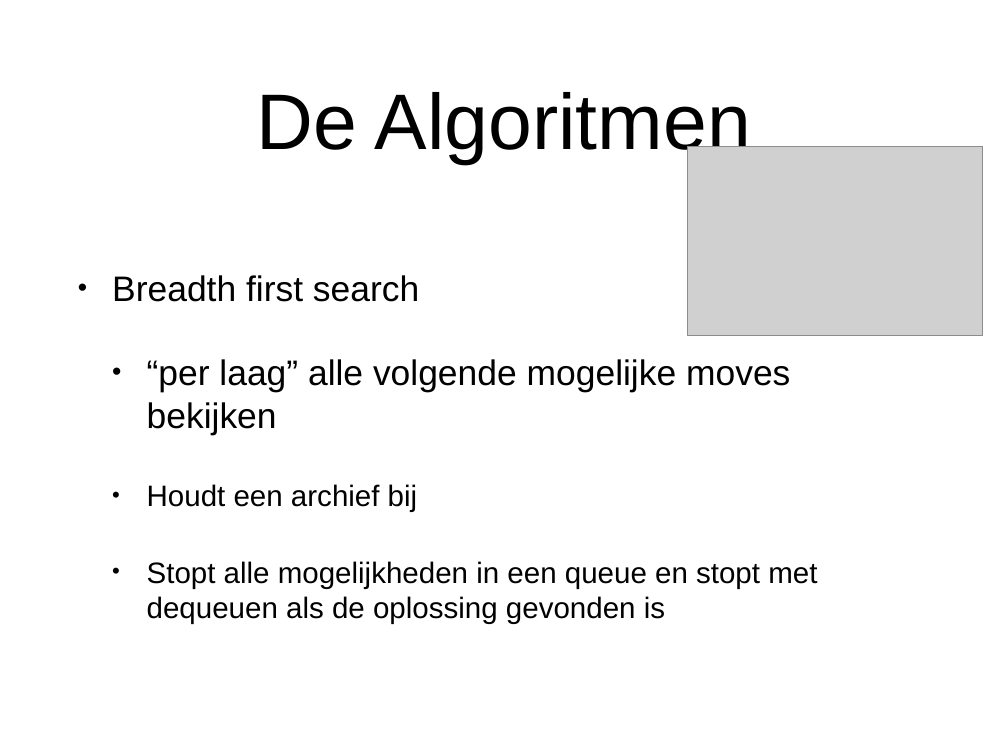
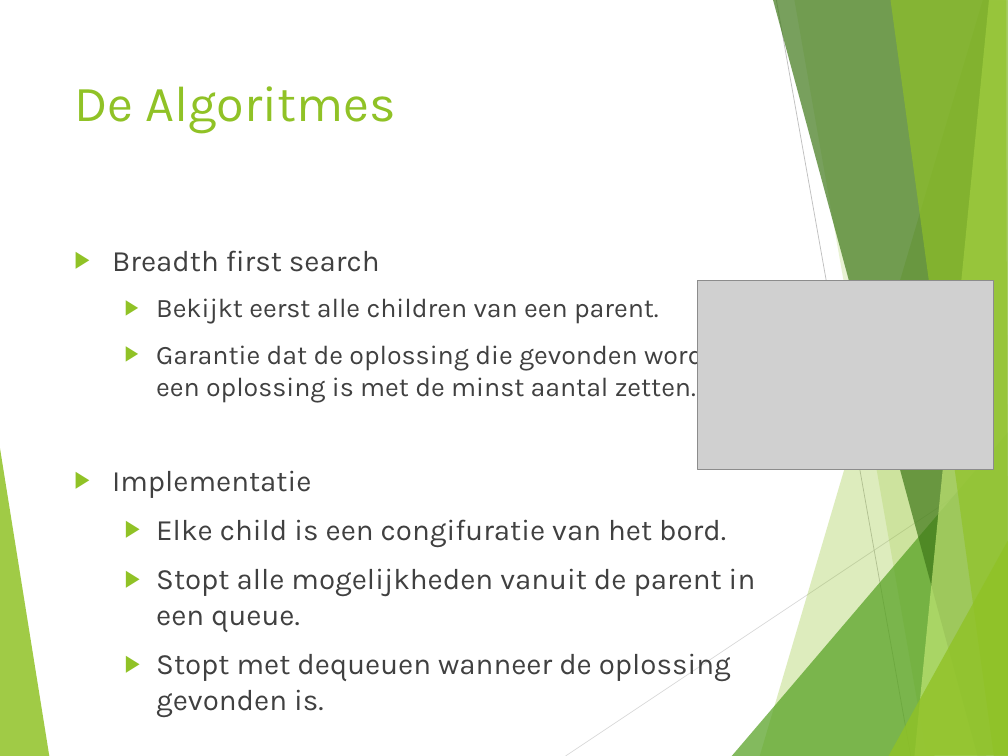
Before and after one commit to NicoleFS/Heuristieken_Rush_Hour, a slide deck: slide 6 of Presentatie Rush Hour pp.pptx (slide 4 before the commit). Drawn at 1008x756 pixels with LibreOffice and Linux fonts; fonts in the diff are those of the drawing; grey boxes stand for pictures. Boxes give left, top, right and bottom in pixels: in the first picture for what was removed or moved away, otherwise in the second. Text is boxed around its words. In the diff, an @@ line names an element or a change of style, - is before the commit and + after.

```diff
--- a/Presentatie Rush Hour pp.pptx
+++ b/Presentatie Rush Hour pp.pptx
@@ title "De Algoritmes" at [74,86,396,133]: vertical alignment middle to top @@
@@ title at [74,86,396,133]: text changed; size 80 to 51.2 pt; font Arial to Karla; text colour #000000 to #90C226 @@
-De Algoritmen
+De Algoritmes
@@ text "Breadth first search" at [112,250,756,717]: vertical alignment middle to top @@
@@ text "Breadth first search": place and size @@
-text "Breadth first search" at [112,275,817,624]
+text "Breadth first search" at [112,250,756,717]
@@ text at [112,250,380,272]: size 36 to 30 pt, font Arial to Karla, text colour #000000 to #404040 in "Breadth first search"; bullet • to ▶; less space between paragraphs @@
@@ text at [112,298,756,717]: text changed; font Arial to Karla; text colour #000000 to #404040 @@
-  • “per laag” alle volgende mogelijke moves bekijken
-  • Houdt een archief bij
-  • Stopt alle mogelijkheden in een queue en stopt met dequeuen als de oplossing gevonden is
+  ▶ Bekijkt eerst alle children van een parent.
+  ▶ Garantie dat de oplossing die gevonden wordt een oplossing is met de minst aantal zetten.
+▶ Implementatie
+  ▶ Elke child is een congifuratie van het bord.
+  ▶ Stopt alle mogelijkheden vanuit de parent in een queue.
+  ▶ Stopt met dequeuen wanneer de oplossing gevonden is.
@@ picture: place and size @@
-picture at [688,146,983,335]
+picture at [698,281,994,470]
@@ group added at [0,0,1008,756]: 8 freeform shapes, 2 lines @@
```
Also in this commit, not shown: 7 other slides changed, 8 slides added, 2 slides removed, 1 other file.
